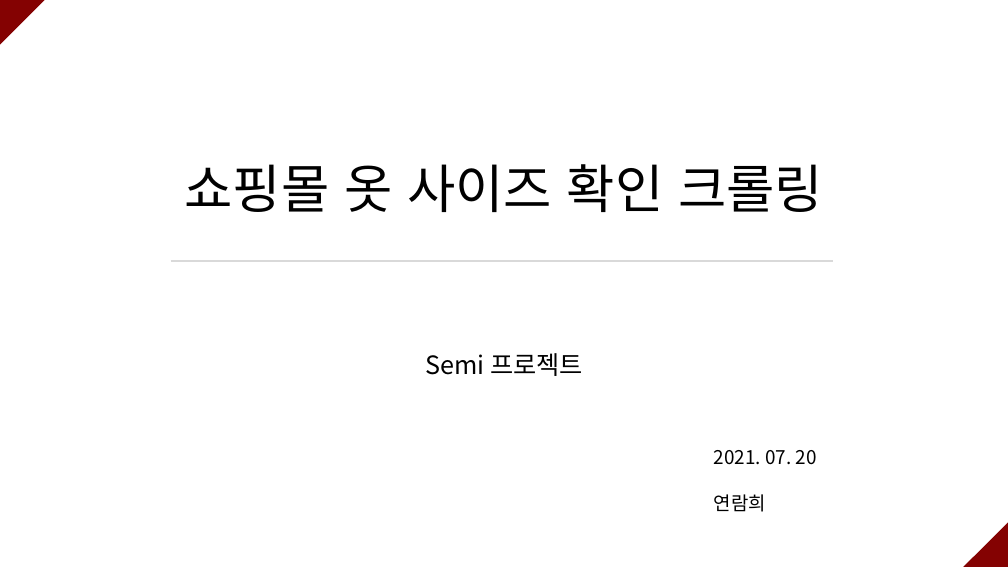
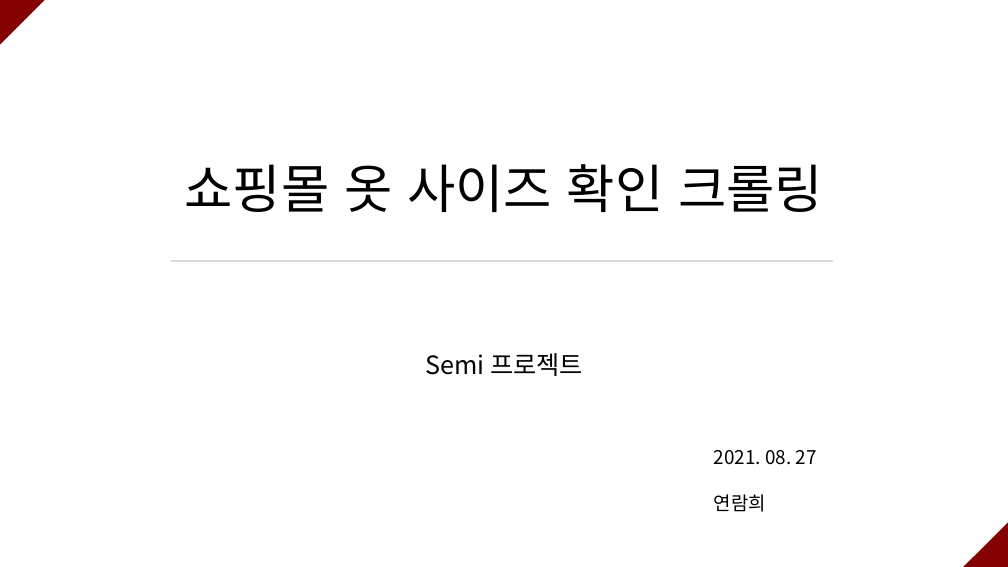
Before and after one commit to ramieeee/self_learning, a slide deck: slide 1 of semi_projects/쇼핑몰 옷 사이즈 확인 크롤링/쇼핑몰 옷 사이즈 확인 크롤링.pptx. Drawn at 1008x567 pixels with LibreOffice and Linux fonts; fonts in the diff are those of the drawing. Boxes give left, top, right and bottom in pixels: in the first picture for what was removed or moved away, otherwise in the second. Text is boxed around its words. In the diff, an @@ line names an element or a change of style, - is before the commit and + after.

```diff
--- a/semi_projects/쇼핑몰 옷 사이즈 확인 크롤링/쇼핑몰 옷 사이즈 확인 크롤링.pptx
+++ b/semi_projects/쇼핑몰 옷 사이즈 확인 크롤링/쇼핑몰 옷 사이즈 확인 크롤링.pptx
@@ text at (x1=714, y1=450, x2=817, y2=465): text changed @@
-2021. 07. 20
+2021. 08. 27
```
Also in this commit, not shown: 3 other slides changed, 9 slides added, 5 other files.
